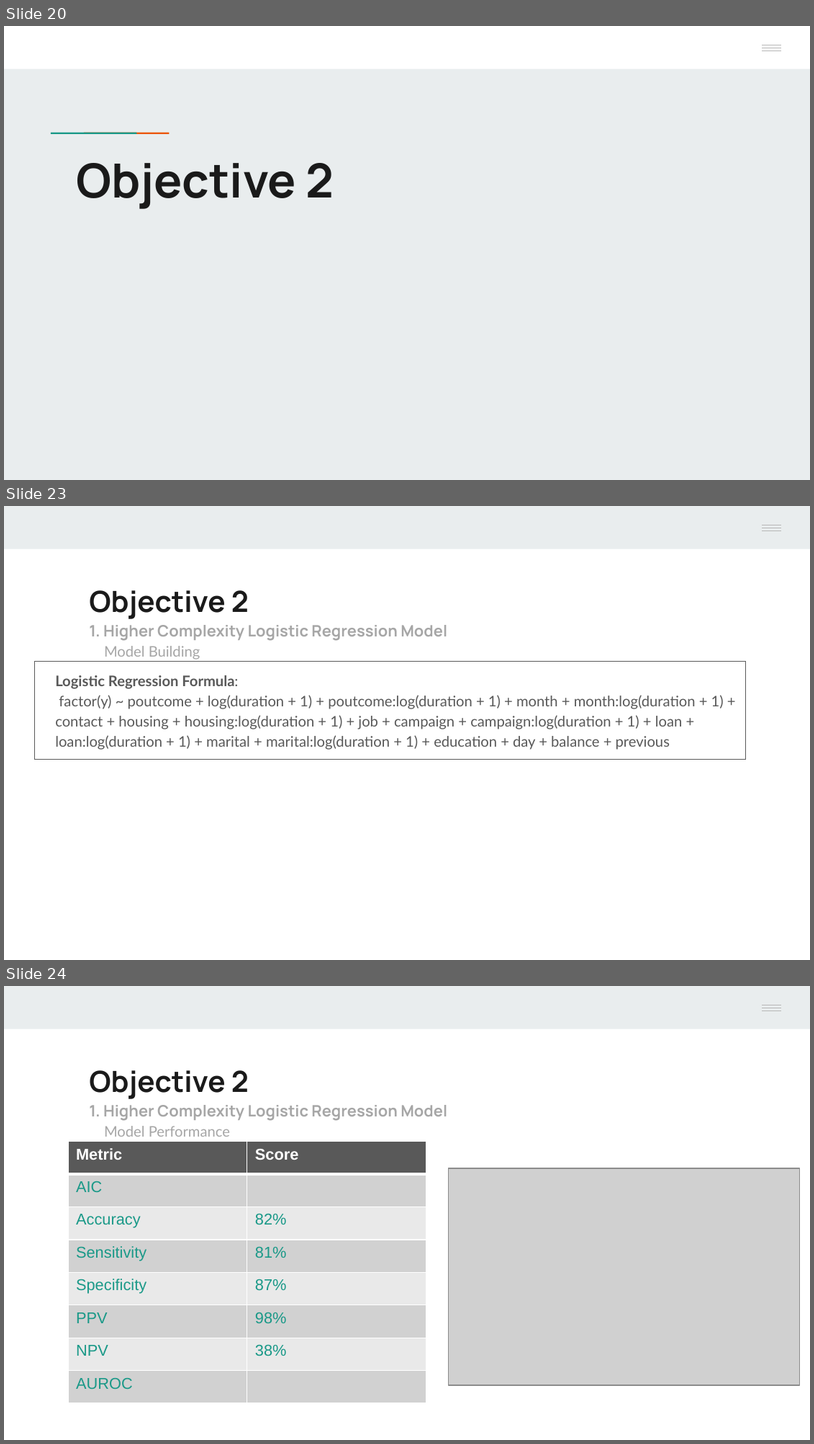
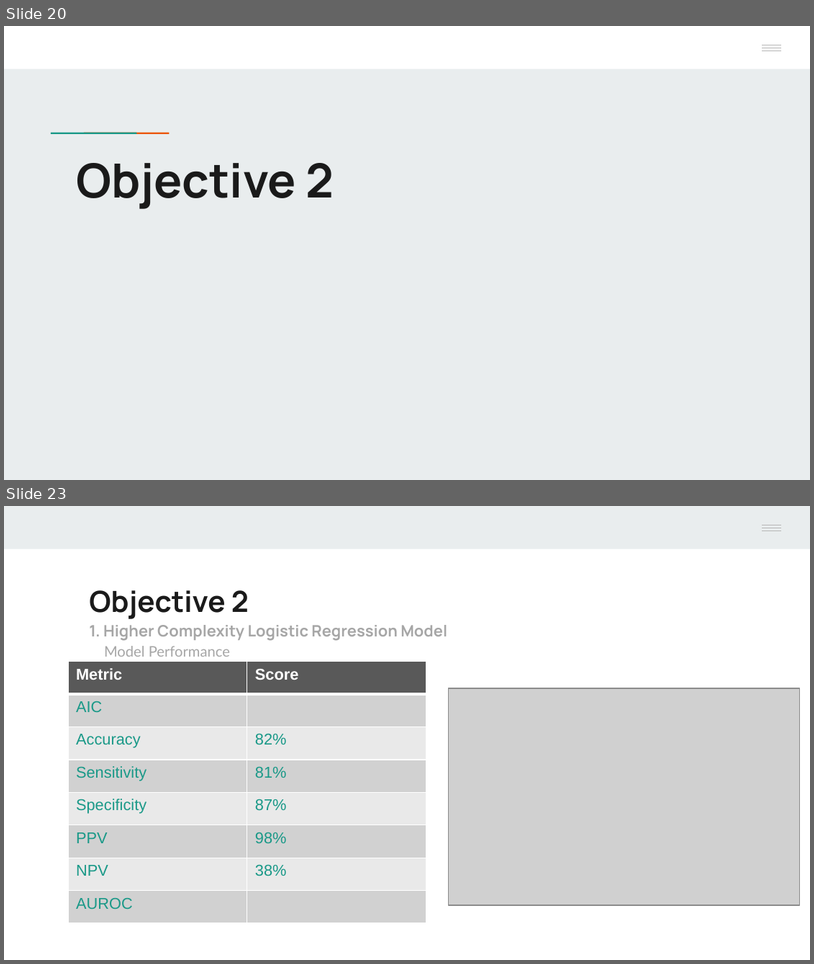
Before and after one commit to Mr-Chang95/Bank-Marketing-Analysis-Logistic-Regression, a slide deck: Project2_Chang_Craus_Yule.pptx. Shown one above the other, each under a label of ours: slides 20, 23 and 24 before the commit, slides 20 and 23 after it; the slides between them are not shown. The pictures are 814x1444 and 814x964 pixels, drawn with LibreOffice and Linux fonts; fonts in the diff are those of the drawing; grey boxes stand for pictures; background and template pictures are left out. Boxes give left, top, right and bottom in pixels: in the first picture for what was removed or moved away, otherwise in the second. Text is boxed around its words. In the diff, an @@ line names an element or a change of style, - is before the commit and + after.

```diff
--- a/Project2_Chang_Craus_Yule.pptx
+++ b/Project2_Chang_Craus_Yule.pptx
@@ slide 23 removed at (4, 506, 810, 960), background #FFFFFF; not listed: 5 template elements that a slide beside it also shows @@
@@ text removed at (89, 590, 448, 659) @@
-Objective 2
-1. Higher Complexity Logistic Regression Model
-Model Building
@@ rectangle removed at (35, 662, 747, 760) @@
-Logistic Regression Formula:
-factor(y) ~ poutcome + log(duration + 1) + poutcome:log(duration + 1) + month + month:log(duration + 1) + contact + housing + housing:log(duration + 1) + job + campaign + campaign:log(duration + 1) + loan + loan:log(duration + 1) + marital + marital:log(duration + 1) + education + day + balance + previous
@@ what was slide 24 is now slide 23 @@
```
Also in this commit, not shown: 5 slides changed, 1 slide added, 1 other file.
